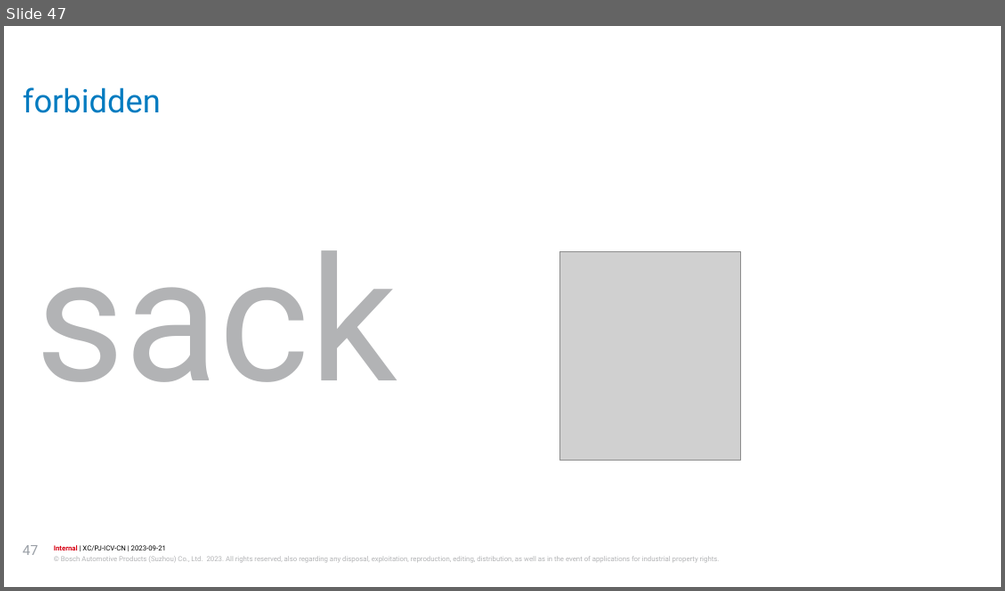
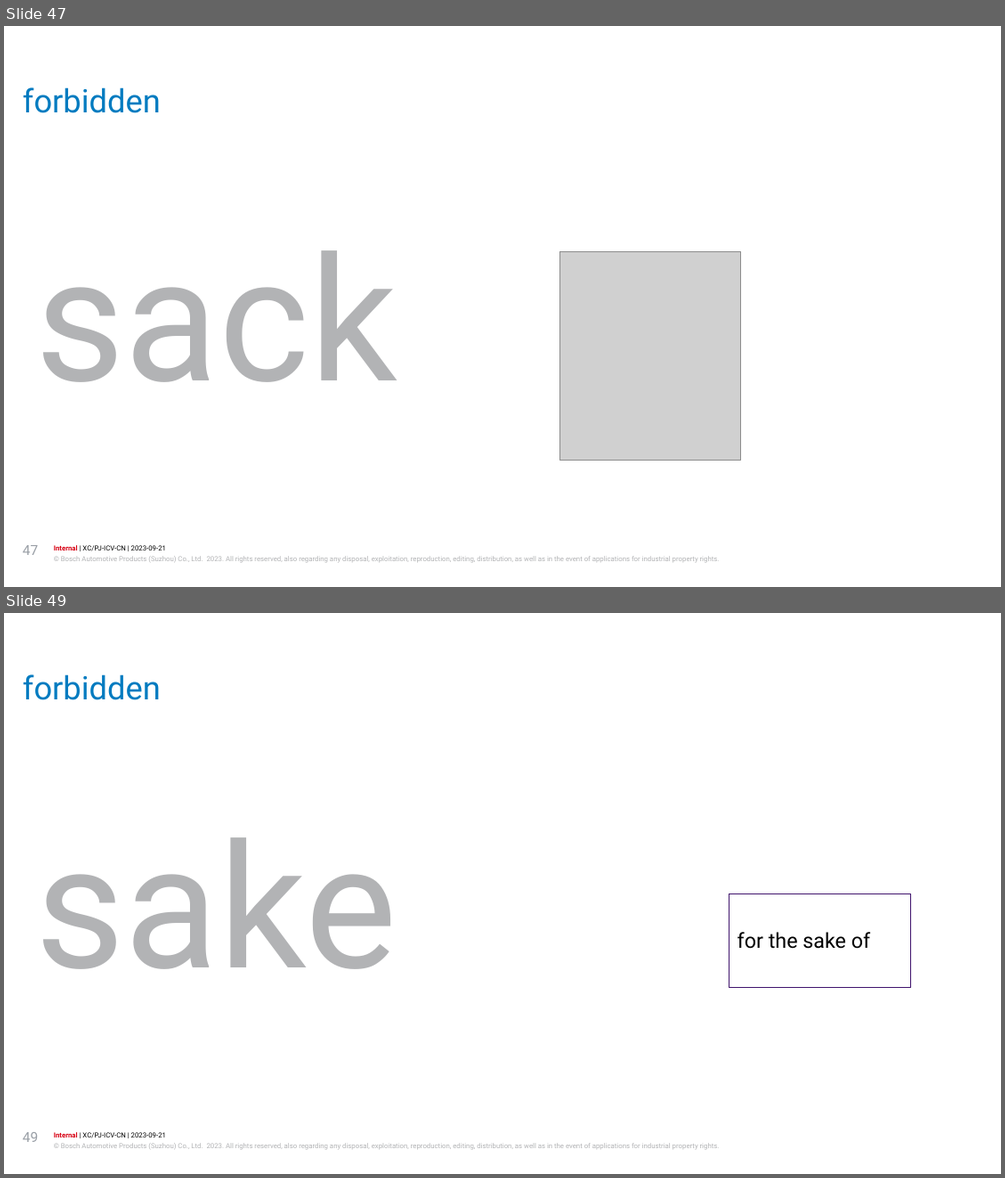
Before and after one commit to jiangyigithub/atomic-habit, a slide deck: longman 3000.pptx. Shown one above the other, each under a label of ours: slide 47 before the commit, slides 47 and 49 after it; the slides between them are not shown. The pictures are 1005x591 and 1005x1178 pixels, drawn with LibreOffice and Linux fonts; fonts in the diff are those of the drawing; grey boxes stand for pictures; background and template pictures are left out. Boxes give left, top, right and bottom in pixels: in the first picture for what was removed or moved away, otherwise in the second. Text is boxed around its words. In the diff, an @@ line names an element or a change of style, - is before the commit and + after.

```diff
--- a/longman 3000.pptx
+++ b/longman 3000.pptx
@@ slide 49 added at [4,613,1001,1174], background #FFFFFF; not listed: 2 template elements that a slide beside it also shows @@
@@ title added at [23,674,161,700], 28 pt, text #007BC0 @@
+forbidden
@@ text added at [36,837,397,969], 150 pt, text #B2B3B5 @@
+sake
@@ rectangle added at [728,893,909,987], outline #3F136C 0.75 pt, 18 pt, text #000000 @@
+for the sake of
@@ page number added at [23,1132,38,1142], 12 pt, text #999FA6 @@
+49
```
Also in this commit, not shown: 1 slide changed.
